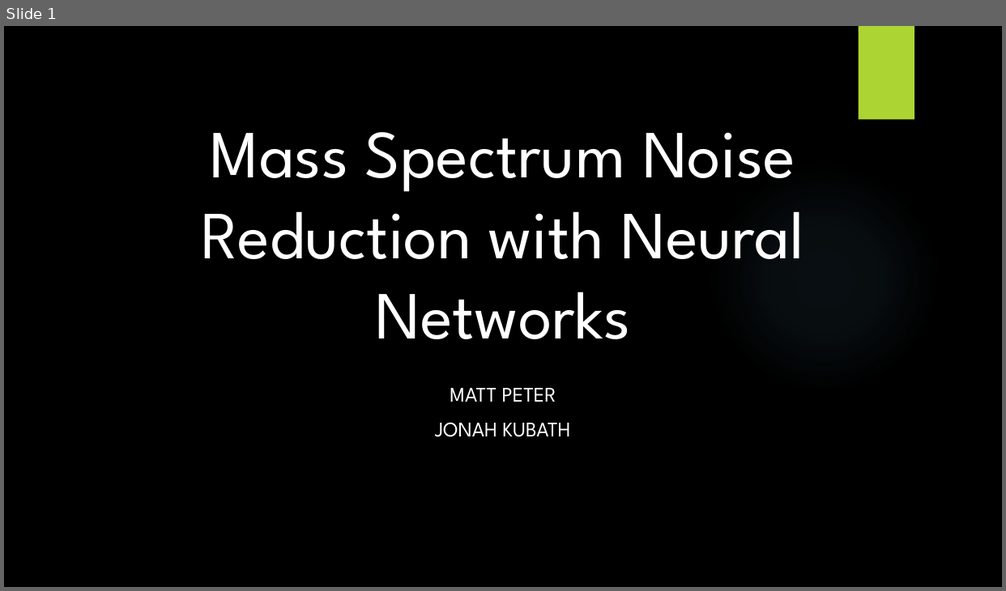
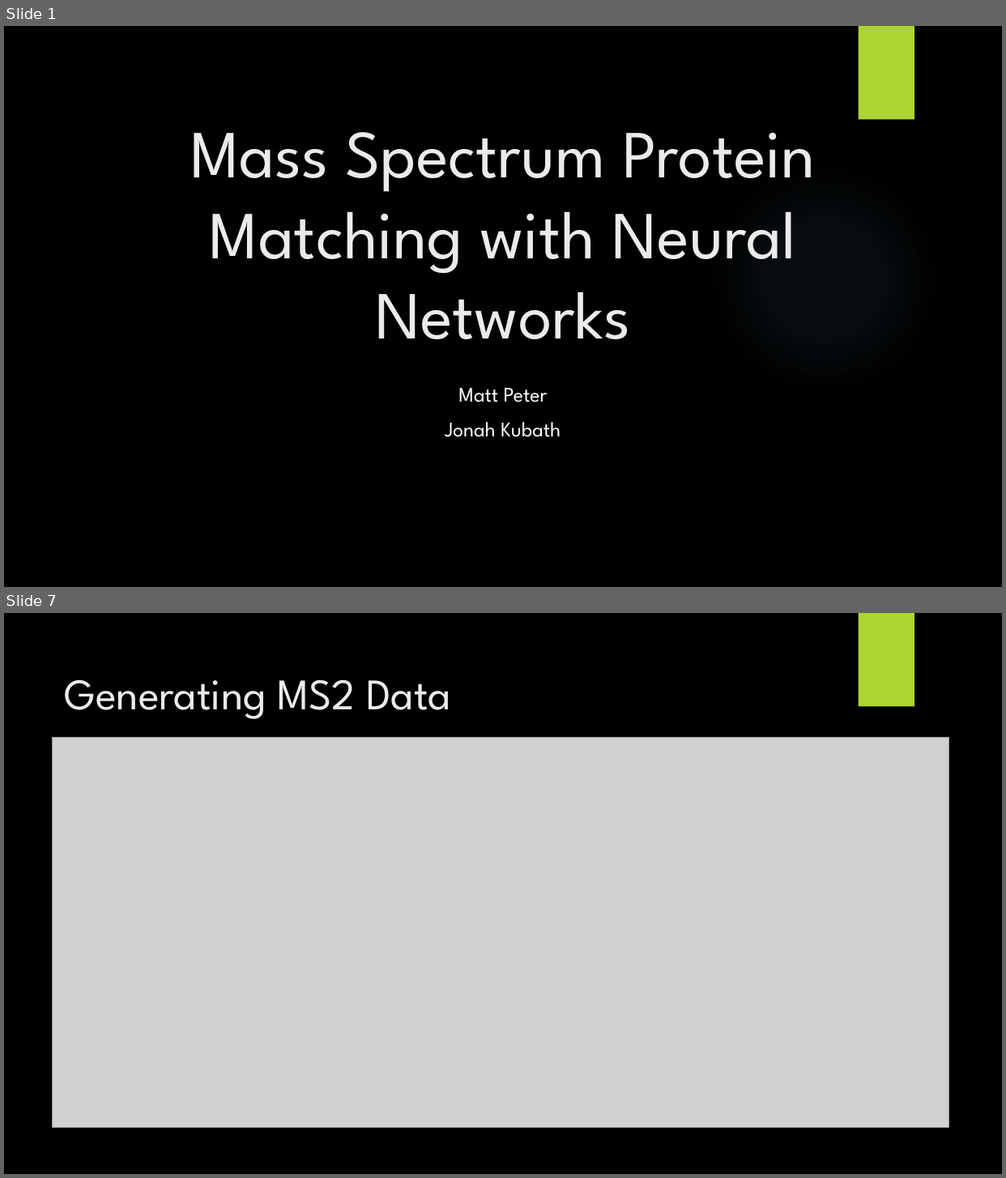
Before and after one commit to jkubath/MS2-Noise-Reduction, a slide deck: Group8.pptx. Shown one above the other, each under a label of ours: slide 1 before the commit, slides 1 and 7 after it; the slides between them are not shown. The pictures are 1006x591 and 1006x1178 pixels, drawn with LibreOffice and Linux fonts; fonts in the diff are those of the drawing; grey boxes stand for pictures; background and template pictures are left out. Boxes give left, top, right and bottom in pixels: in the first picture for what was removed or moved away, otherwise in the second. Text is boxed around its words. In the diff, an @@ line names an element or a change of style, - is before the commit and + after.

```diff
--- a/Group8.pptx
+++ b/Group8.pptx
@@ slide 7 added at (x1=4, y1=613, x2=1002, y2=1174), background picture (left out) @@
@@ rectangle added at (x1=859, y1=613, x2=914, y2=707), fill #ACD433 @@
@@ title added at (x1=65, y1=679, x2=451, y2=719), 42 pt, text #EBEBEB @@
+Generating MS2 Data
@@ picture added at (x1=52, y1=738, x2=948, y2=1128) @@
@@ slide 1 changed as well @@
@@ title at (x1=190, y1=132, x2=815, y2=339): text changed; text colour #FFFFFF to #EBEBEB @@
-Mass Spectrum Noise Reduction with Neural Networks
+Mass Spectrum Protein Matching with Neural Networks
@@ subtitle at (x1=445, y1=388, x2=560, y2=437): text changed @@
-MATT PETER
-JONAH KUBATH
+Matt Peter
+Jonah Kubath
```
Also in this commit, not shown: 8 other slides added.
